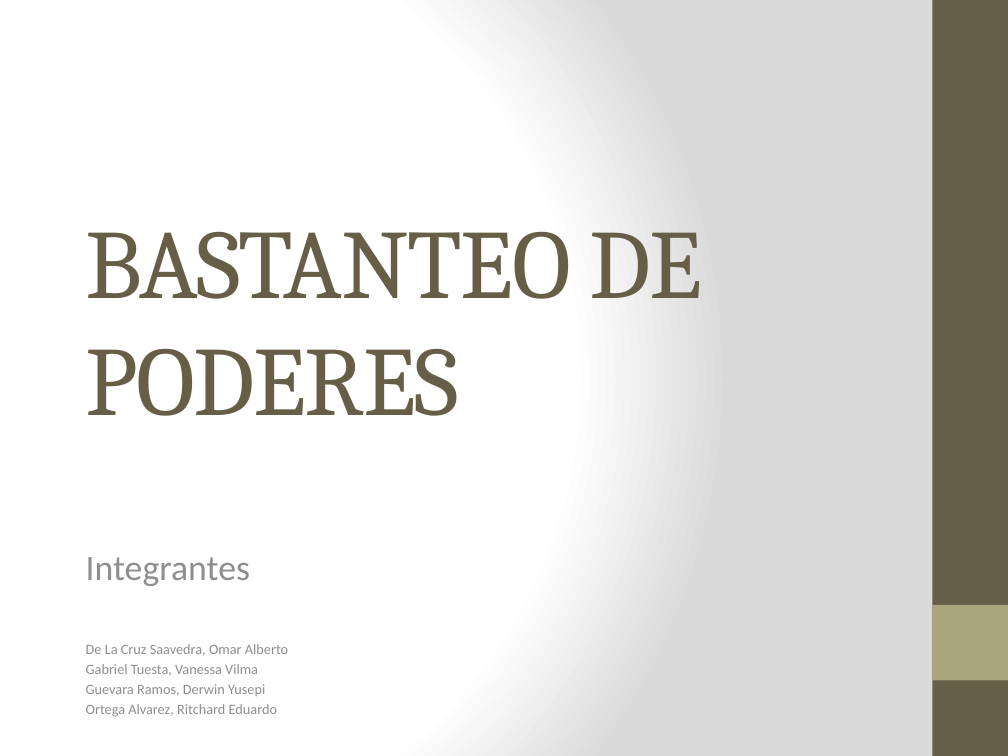
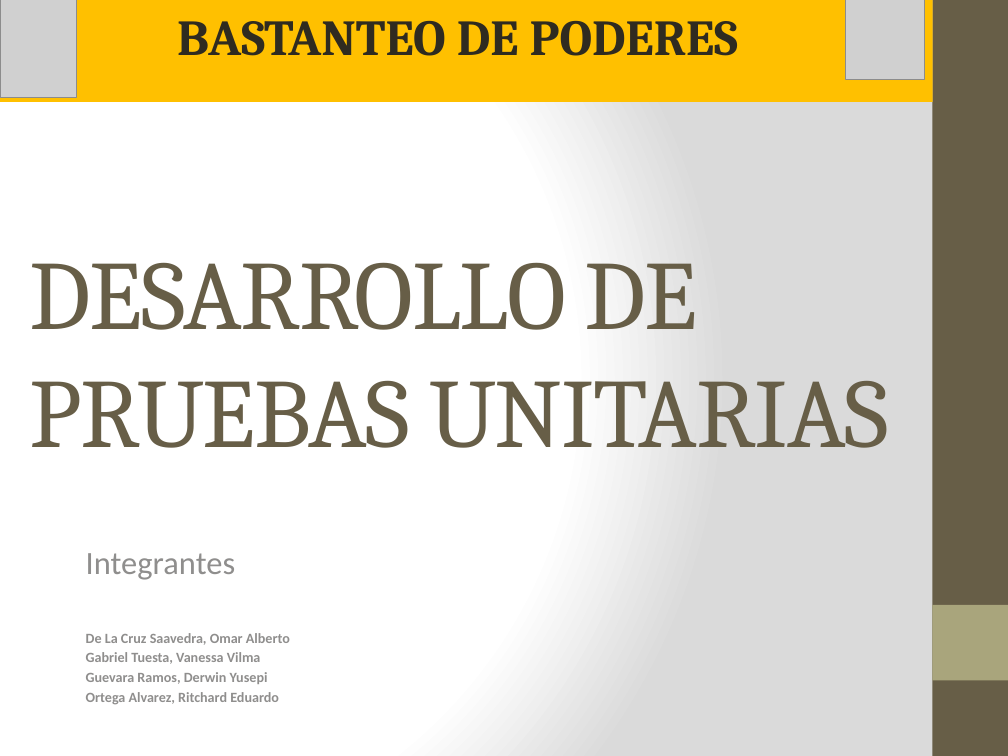
Before and after one commit to vannygabrielli/FinalProjectPeruBank, a slide deck: slide 1 of Documentacion/Presentacion ppt.pptx. Drawn at 1008x756 pixels with LibreOffice and Linux fonts; fonts in the diff are those of the drawing; grey boxes stand for pictures. Boxes give left, top, right and bottom in pixels: in the first picture for what was removed or moved away, otherwise in the second. Text is boxed around its words. In the diff, an @@ line names an element or a change of style, - is before the commit and + after.

```diff
--- a/Documentacion/Presentacion ppt.pptx
+++ b/Documentacion/Presentacion ppt.pptx
@@ rectangle added at (0,0,932,102), fill #FFC000, 36 pt, text #2F2B20, bold @@
+BASTANTEO DE PODERES
@@ picture added at (0,0,77,98) @@
@@ picture added at (846,0,925,80) @@
@@ title at (30,262,889,448): text changed @@
-BASTANTEO DE PODERES
+DESARROLLO DE PRUEBAS UNITARIAS
@@ subtitle "Integrantes" at (86,553,290,704): size 25.5 to 23.2 pt in "Integrantes"; size 10.2 to 10.1 pt, bold on @@
```
Also in this commit, not shown: 4 other slides changed, 7 slides added, 3 slides removed, 5 other files.
